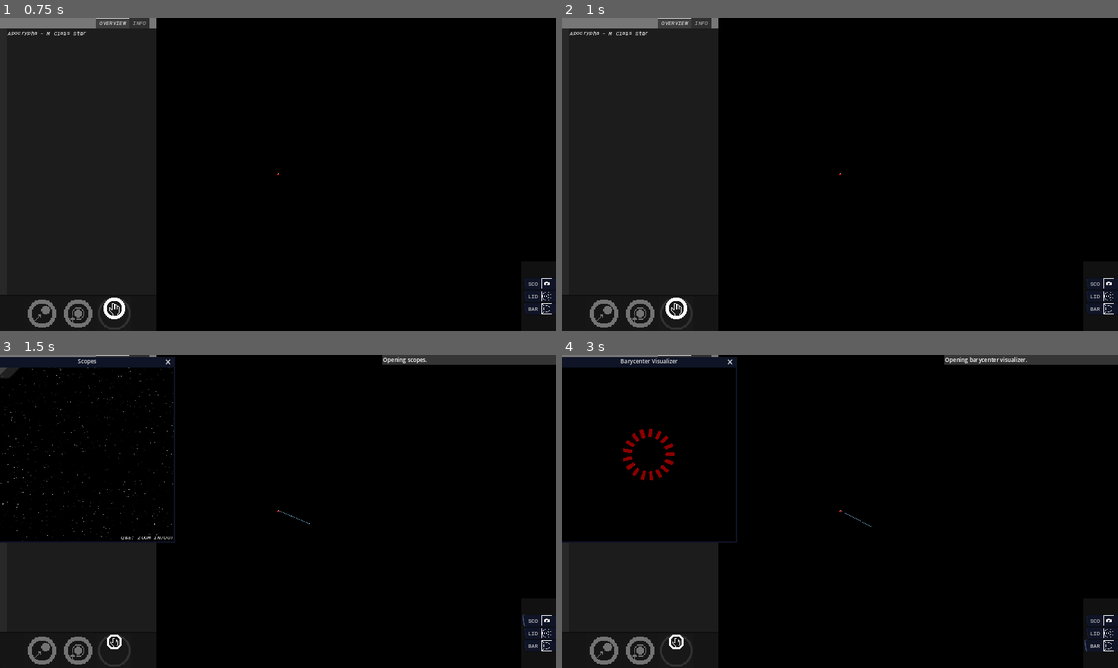
Above: before the commit, frames 1-4 (two rows, left to right).
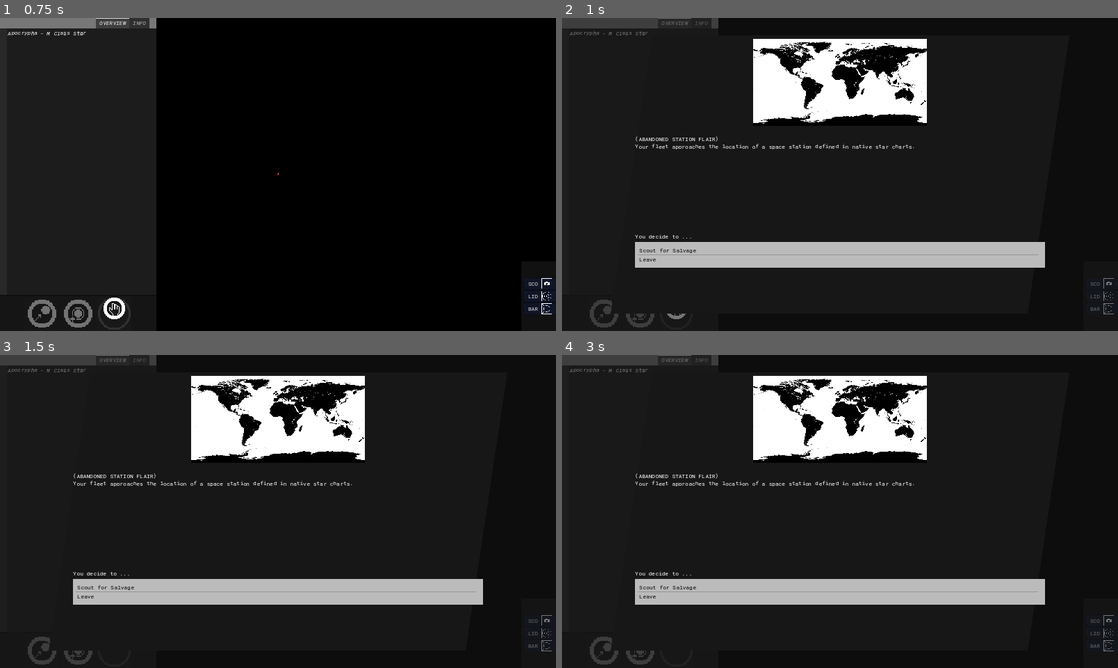
Above: after the commit, the same moments.

Repository: KermitGodFrog/Stellar-Cartography
Game: Godot game, scene res://Scenes/Game Master/gameMaster.tscn
The game is run twice, just before and just after one commit, with the same random seed, the same clock (stepped at 60 frames per second) and the same inputs. Sound files missing from this copy of the repository are replaced by a short silence.
Inputs (mouse positions are in pixels of both pictures, inside the frame that each line leads up to):
- Up to frame 1 (0.75 s): click (116, 312) at 0.5 s
- Up to frame 2 (1 s): no input
- Up to frame 3 (1.5 s): click (539, 621) at 1.25 s, where only the run before the commit has a clickable "SCO"
- Up to frame 4 (3 s): click (1101, 633) at 2 s, where only the run before the commit has a clickable "LID"; click (1101, 646) at 2.75 s, where only the run before the commit has a clickable "BAR"

Frame 1 is identical in both runs. In frame 2, 14% of the frame differs, in the area x 0-100%, y 0-99%; in frame 3, 23%; in frame 4, 23%.

Commit message:
Dialogue system fixes.

Diff:
--- a/Data/Dialogue/dialogueManager.gd
+++ b/Data/Dialogue/dialogueManager.gd
@@ -255,7 +255,7 @@
 
 
 func openDialog():
-	reset()
+	clearAll()
 	dialogue.show()
 	get_tree().paused = true
 	pass
@@ -267,14 +267,14 @@
 	emit_signal("onCloseDialog", with_return_state)
 	pass
 
-func resetText():
-	dialogue.reset_text()
-	pass
-
-func resetOptions():
-	dialogue.reset_options()
-	pass
-
-func reset():
-	dialogue.reset()
-	pass
+func clearText():
+	dialogue.clear_text()
+	pass
+
+func clearOptions():
+	dialogue.clear_options()
+	pass
+
+func clearAll():
+	dialogue.clear_all()
+	pass
--- a/Data/Dialogue/dialogue_control.tres.gd
+++ b/Data/Dialogue/dialogue_control.tres.gd
@@ -30,16 +30,16 @@
 		options.set_item_metadata(new_item_idx, new_option_associated_rule)
 	pass
 
-func reset():
+func clear_all():
 	text.clear()
 	options.clear()
 	pass
 
-func reset_text():
+func clear_text():
 	text.clear()
 	pass
 
-func reset_options():
+func clear_options():
 	options.clear()
 	pass
 
--- a/Scenes/Game/game.gd
+++ b/Scenes/Game/game.gd
@@ -83,15 +83,16 @@
 
 
 
-	#await get_tree().create_timer(1.0, true).timeout
-
-	#var new_query = responseQuery.new()
-	#new_query.add("concept", "openDialog")
-	#new_query.add("id", "station")
-	#new_query.add("station_classification", str(game_data.STATION_CLASSIFICATIONS.find_key(game_data.STATION_CLASSIFICATIONS.ABANDONED)))
-	#new_query.add("is_station_abandoned", true)
-	#new_query.add("is_station_inhabited", false)
-	#get_tree().call_group("dialogueManager", "speak", self, new_query)
+	await get_tree().create_timer(1.0, true).timeout
+
+	var new_query = responseQuery.new()
+	new_query.add("concept", "openDialog")
+	new_query.add("id", "station")
+	new_query.add_tree_access("station_classification", str("ABANDONED"))
+	new_query.add_tree_access("is_station_abandoned", true)
+	new_query.add_tree_access("is_station_inhabited", false)
+	get_tree().call_group("dialogueManager", "speak", self, new_query)
+
 	pass
 
 func _physics_process(delta):
Not shown, changed: Data/Dialogue/rules.txt
